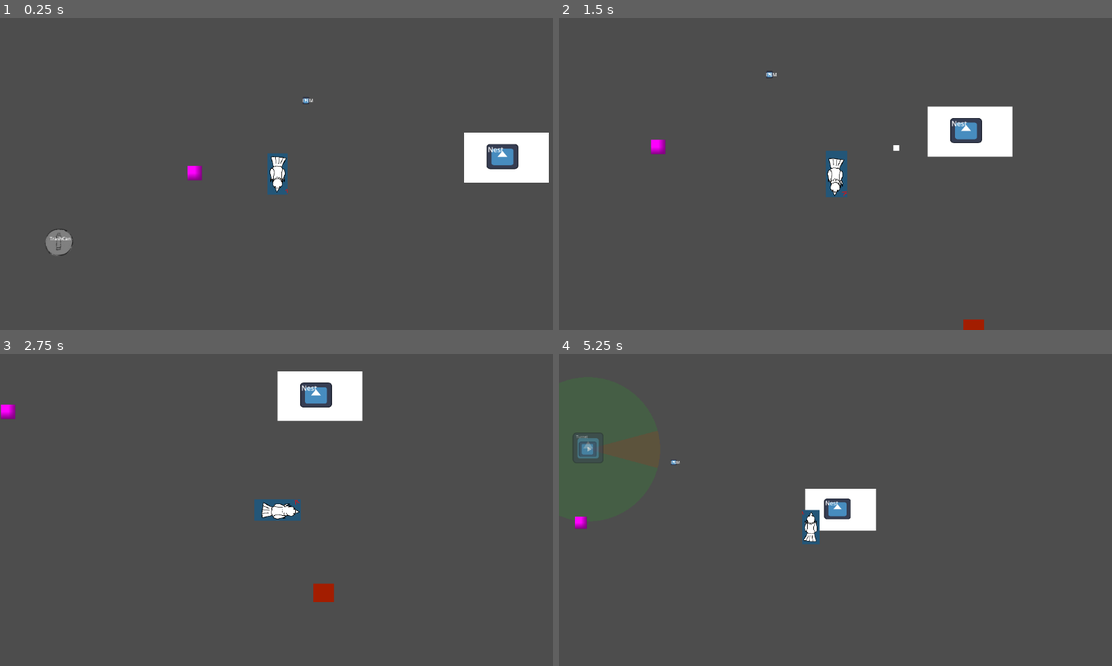
Above: before the commit, frames 1-4 (two rows, left to right).
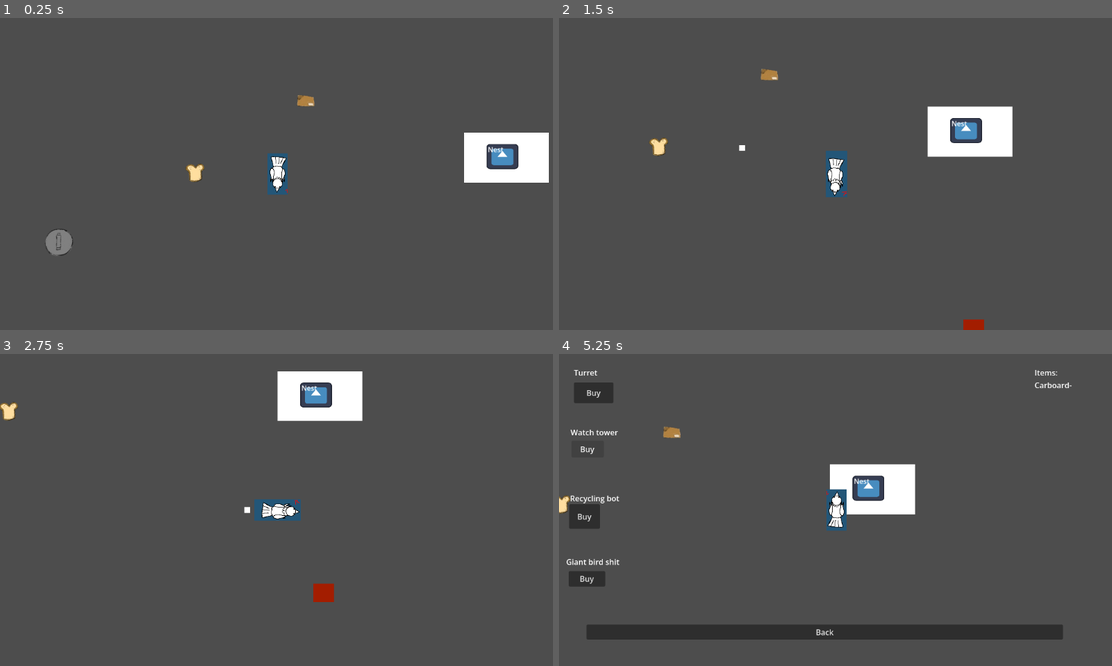
Above: after the commit, the same moments.

Repository: PiponcheDev/Chunky-Chick
Game: Godot game, scene res://Main.tscn
The game is run twice, just before and just after one commit, with the same random seed, the same clock (stepped at 60 frames per second) and the same inputs. The engine's default icon, where the game draws it, is replaced by a stand-in: a white triangle on a blue panel in a dark square.
Inputs (mouse positions are in pixels of both pictures, inside the frame that each line leads up to):
- Up to frame 1 (0.25 s): no input
- Up to frame 2 (1.5 s): tap Enter at 0.5 s; move the mouse to (957, 158) at 0.52 s; hold D (walk_right) 0.53-1.28 s; hold Space (shoot) 0.53-1.28 s; click (957, 158) at 0.67 s; move the mouse to (724, 189) at 1.27 s; hold S (walk_down) from 1.28 s (still down); tap E (pick_up) at 1.35 s
- Up to frame 3 (2.75 s): tap Space (shoot) at 1.55 s; move the mouse to (331, 441) at 2.02 s; release S (walk_down) at 2.03 s; hold D (walk_right) from 2.03 s (still down); hold Space (shoot) from 2.03 s (still down)
- Up to frame 4 (5.25 s): move the mouse to (807, 572) at 2.77 s; release D (walk_right) at 2.78 s; release Space (shoot) at 2.78 s; hold W (walk_up) 2.78-3.5 s; tap L (unlock_ability_temp) at 2.85 s; click (807, 572) at 2.92 s; tap Space (shoot) at 3.05 s; click "Exmp1" at 3.5 s; click "Buy" at 4.25 s; click (586, 447) at 5 s, where only the run after the commit has a clickable "Buy"

The runs differ from the first frame. In frame 1, 0.3% of the frame differs, in the area x 8-57%, y 24-72%; in frame 2, 0.3%; in frame 3, 0.2%; in frame 4, 9.5%, in the area x 0-93%, y 5-92%.

Commit message:
Fixed issues, improved ui and other systems

Diff:
--- a/chunky-chick/project.godot
+++ b/chunky-chick/project.godot
@@ -17,9 +17,9 @@
 
 [autoload]
 
-GameData="*uid://cvld2h71gy3n2"
 Settings="*uid://cegt5u20gf4yc"
 GameLoad="*uid://cko840a3xfgua"
+Resources="*uid://dl677slqw5jr4"
 
 [file_customization]
 
@@ -41,6 +41,8 @@
 turret=""
 food=""
 talisman=""
+material=""
+fat_bar=""
 
 [input]
 
--- a/chunky-chick/runs/prev_run.tres
+++ b/chunky-chick/runs/prev_run.tres
@@ -6,5 +6,5 @@
 
 [resource]
 script = ExtResource("1_nl8ht")
-talismans = Array[ExtResource("2_lexoi")]([ExtResource("3_le …(133 unchanged characters)… ource("3_lexoi"), ExtResource("3_lexoi")])
+talismans = Array[ExtResource("2_lexoi")]([ExtResource("3_le …(133 unchanged characters)… ource("3_lexoi"), ExtResource("3_lexoi"), ExtResource("3_lexoi"), ExtResource("3_lexoi"), ExtResource("3_lexoi"), ExtResource("3_lexoi"), ExtResource("3_lexoi"), ExtResource("3_lexoi"), ExtResource("3_lexoi"), ExtResource("3_lexoi")])
 metadata/_custom_type_script = "uid://cvld2h71gy3n2"
--- /dev/null
+++ b/chunky-chick/src/scripts/Managers/GameRecources.gd
@@ -0,0 +1,14 @@
+extends Node
+class_name GameResources
+
+var cardboard: int = 0
+
+func add_cardboard(amount := 1):
+	cardboard += amount
+	print("Cardboard:", cardboard)
+
+func spend_cardboard(amount: int) -> bool:
+	if cardboard >= amount:
+		cardboard -= amount
+		return true
+	return false
--- a/chunky-chick/src/scripts/UI/ui_hitbox.gd
+++ b/chunky-chick/src/scripts/UI/ui_hitbox.gd
@@ -1,6 +1,7 @@
 extends Area2D
 
 var popup
+var upgrade
 
 func _ready():
 	popup = get_tree().current_scene.get_node("Nest/CanvasLayer/PopupUI")
--- a/chunky-chick/src/scripts/UI/upgrade_selec.gd
+++ b/chunky-chick/src/scripts/UI/upgrade_selec.gd
@@ -11,3 +11,11 @@
 func _on_close_pressed():
 	visible = false
 	emit_signal("close_pressed")
+
+func hide_popup():
+	visible = false
+
+
+func _on_u_ihitbox_body_exited(body: Node2D) -> void:
+	if body.is_in_group("player"):
+		hide_popup()
--- a/chunky-chick/src/scripts/food.gd
+++ b/chunky-chick/src/scripts/food.gd
@@ -2,11 +2,17 @@
 
 signal food_collected
 
+@onready var sprite: Sprite2D = $Sprite2D
+var rng := RandomNumberGenerator.new()
+
 func _ready():
+	rng.randomize()
+	sprite.frame = rng.randi_range(0, 8)
 	body_entered.connect(_on_body_entered)
 	add_to_group("food")
 
 func _on_body_entered(body):
 	if body.is_in_group("player"):
+		body.eat_food(5)
 		food_collected.emit()
 		queue_free()
--- a/chunky-chick/src/scripts/items.gd
+++ b/chunky-chick/src/scripts/items.gd
@@ -1,7 +1,9 @@
 extends Area2D
 
 # Exported properties
-@export var hold_distance: float = 160.0
+@export var hold_distance: float = 70.0
+@export var material_type := "cardboard"
+@export var material_amount := 1
 
 # State
 var carried: bool = false
@@ -10,6 +12,7 @@
 
 func _ready():
 	add_to_group("item")
+	add_to_group("material")
 	monitoring = true
 	body_entered.connect(_on_body_entered)
 	body_exited.connect(_on_body_exited)
@@ -44,3 +47,5 @@
 	var angle_rad = deg_to_rad(carrier.snapped_angle + 90)
 	var dir = Vector2(cos(angle_rad), sin(angle_rad))
 	global_position = carrier.global_position + dir * hold_distance
+	# Rotate item with player
+	rotation_degrees = carrier.snapped_angle
--- a/chunky-chick/src/scripts/nest.gd
+++ b/chunky-chick/src/scripts/nest.gd
@@ -2,6 +2,10 @@
 
 var placing_turret: bool = false
 var ghost_turret: Node2D = null
+
+var turret_cost := 1
+var watchtower_cost := 1
+
 var turret_scene := preload("res://src/tscn/Structures/turret.tscn")
 var placement_stage := 0
 
@@ -38,6 +42,10 @@
 		main_camera.make_current()
 
 func _on_buy_watchtower_pressed():
+	if not Resources.spend_cardboard(watchtower_cost):
+		print("Not enough cardboard")
+		return
+
 	upgrade_ui.visible = false
 	placement_camera.make_current()
 	placing_watchtower = true
@@ -63,8 +71,11 @@
 			deposit_item(item)
 
 func deposit_item(item):
+	if item.is_in_group("material"):
+		if item.material_type == "cardboard":
+			Resources.add_cardboard(item.material_amount)
 	deposit_count += 1
-	print("Items Deposited: ", deposit_count)
+	print("Items Deposited:", deposit_count)
 	item.queue_free()
 
 func _process(delta):
@@ -80,6 +91,10 @@
 		ghost_turret.global_position = mouse_pos
 
 func _on_buy_turret_pressed():
+	if not Resources.spend_cardboard(turret_cost):
+		print("Not enough cardboard")
+		return
+
 	upgrade_ui.visible = false
 	placement_camera.make_current()
 	placing_turret = true
--- a/chunky-chick/src/scripts/player.gd
+++ b/chunky-chick/src/scripts/player.gd
@@ -21,6 +21,11 @@
 var shot_speed_bonus := 0.0
 var fatness_max_bonus := 0.0
 
+# --- Fatness System ---
+var fatness: float = 0
+var fatness_max: float = 100
+const FAT_SPEED_PENALTY := 0.4
+
 # --- Inventory ---
 var items: Array[TalismanData] = []
 
@@ -61,10 +66,8 @@
 	direction = Input.get_vector("walk_left","walk_right","walk_up","walk_down").normalized()
 	if direction != Vector2.ZERO:
 		last_direction = direction
-
 	# Shooting cooldown
 	cooldown -= delta
-
 	# State handling
 	match current_state:
 		PlayerState.MOVING:
@@ -73,9 +76,7 @@
 			_handle_idle_standing(delta)
 		PlayerState.IDLE_PECKING:
 			_handle_idle_pecking()
-
 	move_and_slide()
-
 	# Interactions
 	_handle_pickup()
 	_handle_shooting()
@@ -88,10 +89,17 @@
 	if direction == Vector2.ZERO:
 		_transition_to_idle()
 		return
-	velocity = direction * (BASE_SPEED + speed_bonus)
+	var fat_ratio = fatness / (fatness_max + fatness_max_bonus)
+	var speed_multiplier = 1.0 - (fat_ratio * FAT_SPEED_PENALTY)
+	velocity = direction * (BASE_SPEED + speed_bonus) * speed_multiplier
 	sprite.play("walking")
 	last_dir = direction
 	_update_rotation(direction)
+
+func eat_food(amount := 5):
+	fatness += amount
+	fatness = clamp(fatness, 0, fatness_max + fatness_max_bonus)
+	print("Fatness:", fatness)
 
 func _handle_idle_standing(delta):
 	if direction != Vector2.ZERO:
@@ -171,7 +179,7 @@
 		get_tree().current_scene.add_child(bullet)
 		bullet.global_position = global_position
 		bullet.start_pos = global_position
-		bullet.direction = last_dir
+		bullet.direction = -last_dir
 		bullet.bullet_freed.connect(_on_bullet_freed)
 
 func _on_bullet_freed(pos: Vector2) -> void:
--- a/chunky-chick/src/scripts/player_bullets.gd
+++ b/chunky-chick/src/scripts/player_bullets.gd
@@ -4,16 +4,21 @@
 const MAX_RANGE := 400
 
 @onready var Sprite = $ColorRect
+
 var direction := Vector2.ZERO
 var start_pos: Vector2
 var distance_traveled: float
 var max_range_multiplier: float = 1
 
+# NEW
+var inherited_velocity: Vector2 = Vector2.ZERO
+
 signal bullet_freed(pos: Vector2)
 
-
 func _physics_process(delta: float) -> void:
-	position += direction * SPEED * delta
+	# Bullet velocity + player velocity
+	var final_velocity = direction * SPEED + inherited_velocity
+	position += final_velocity * delta
 	distance_traveled = global_position.distance_to(start_pos)
 	if distance_traveled > MAX_RANGE * max_range_multiplier:
 		queue_free()
--- a/chunky-chick/src/tscn/Food.tscn
+++ b/chunky-chick/src/tscn/Food.tscn
@@ -1,11 +1,10 @@
 [gd_scene format=3 uid="uid://vxnhxnc8fji4"]
 
 [ext_resource type="Script" uid="uid://b4j0vgsucdyyk" path="res://src/scripts/food.gd" id="1_5ljg7"]
+[ext_resource type="Texture2D" uid="uid://b6sosfs1xctvy" path="res://Assets/Levels/Items.png" id="2_h44if"]
 
 [sub_resource type="CircleShape2D" id="CircleShape2D_bf5dt"]
 radius = 1.0
-
-[sub_resource type="PlaceholderTexture2D" id="PlaceholderTexture2D_5ljg7"]
 
 [node name="Area2D" type="Area2D" unique_id=2090540503]
 scale = Vector2(50, 50)
@@ -15,6 +14,8 @@
 scale = Vector2(50, 50)
 shape = SubResource("CircleShape2D_bf5dt")
 
-[node name="Sprite2D" type="Sprite2D" parent="." unique_id=1712421296]
-scale = Vector2(50, 50)
-texture = SubResource("PlaceholderTexture2D_5ljg7")
+[node name="Sprite2D" type="Sprite2D" parent="." unique_id=437862994]
+texture = ExtResource("2_h44if")
+hframes = 10
+vframes = 2
+frame = 8
--- a/chunky-chick/src/tscn/Structures/trash_can.tscn
+++ b/chunky-chick/src/tscn/Structures/trash_can.tscn
@@ -89,13 +89,6 @@
 position = Vector2(-1.5, 0)
 shape = SubResource("RectangleShape2D_r6qk4")
 
-[node name="Label" type="Label" parent="." unique_id=7455199]
-offset_left = -30.0
-offset_top = -25.0
-offset_right = 40.0
-offset_bottom = 23.0
-text = "TrashCan"
-
 [node name="InteractionArea" type="Area2D" parent="." unique_id=890555294]
 collision_layer = 2
 
--- a/chunky-chick/src/tscn/items.tscn
+++ b/chunky-chick/src/tscn/items.tscn
@@ -1,12 +1,12 @@
 [gd_scene format=3 uid="uid://e3t6v4jtmdh6"]
 
-[ext_resource type="Texture2D" uid="uid://cp70q5rerqku2" path="res://Assets-Extra/icon.svg" id="1_bke17"]
 [ext_resource type="Script" uid="uid://croigjaihdalg" path="res://src/scripts/items.gd" id="1_r72vo"]
+[ext_resource type="Texture2D" uid="uid://b6sosfs1xctvy" path="res://Assets/Levels/Items.png" id="2_hw1oy"]
 
 [sub_resource type="RectangleShape2D" id="RectangleShape2D_r72vo"]
 size = Vector2(54, 52)
 
-[node name="Carboard-Items" type="Area2D" unique_id=1133717472]
+[node name="Carboard-Items" type="Area2D" unique_id=1133717472 groups=["item", "material"]]
 collision_layer = 2
 script = ExtResource("1_r72vo")
 
@@ -14,14 +14,10 @@
 position = Vector2(1, 3)
 shape = SubResource("RectangleShape2D_r72vo")
 
-[node name="Icon" type="Sprite2D" parent="." unique_id=1642150627]
-position = Vector2(0, -2)
-scale = Vector2(0.1875, 0.18750001)
-texture = ExtResource("1_bke17")
-
-[node name="Label" type="Label" parent="." unique_id=798681253]
-offset_left = -12.0
-offset_top = -14.0
-offset_right = 11.0
-offset_bottom = 9.0
-text = "ITEM"
+[node name="Sprite2D" type="Sprite2D" parent="." unique_id=1056548377]
+rotation = 0.7885493
+texture = ExtResource("2_hw1oy")
+offset = Vector2(-1.175, 0)
+hframes = 10
+vframes = 2
+frame = 17
--- a/chunky-chick/src/tscn/nest.tscn
+++ b/chunky-chick/src/tscn/nest.tscn
@@ -71,3 +71,5 @@
 offset_right = 40.0
 offset_bottom = 23.000002
 text = "Nest"
+
+[connection signal="body_exited" from="UI-hitbox" to="Upgrade-Layer/Upgrade-selec" method="_on_u_ihitbox_body_exited"]
Not shown, added: chunky-chick/src/scripts/Managers/GameRecources.gd.uid
